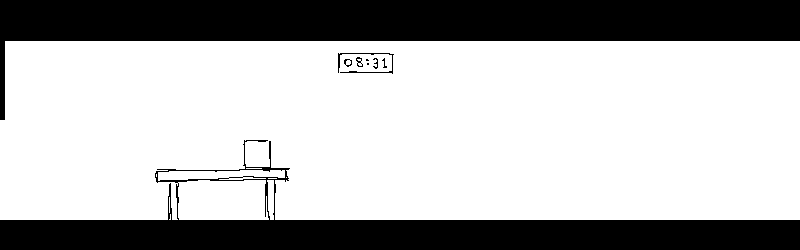
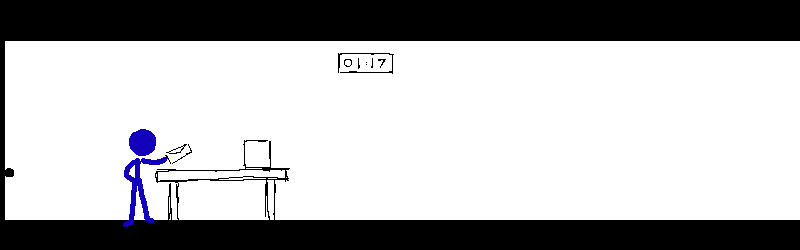
Comparing the layer stacks of the two 800 × 250 images. Changes:
showed "frames #2" over box(123, 129, 192, 227)
hid "clock #2" over box(344, 57, 387, 69)
showed "clock #1" over box(344, 57, 387, 69)
showed "door" over box(0, 120, 14, 220)
